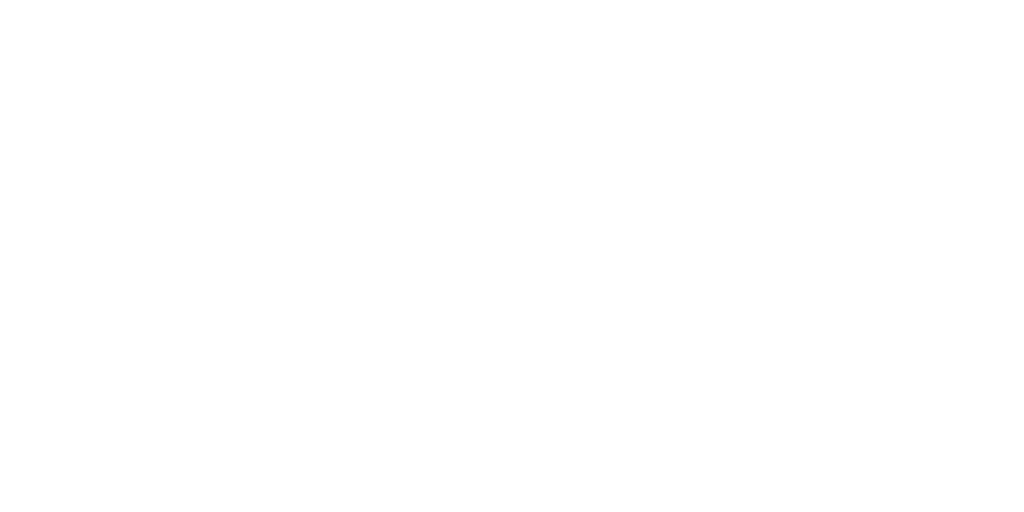
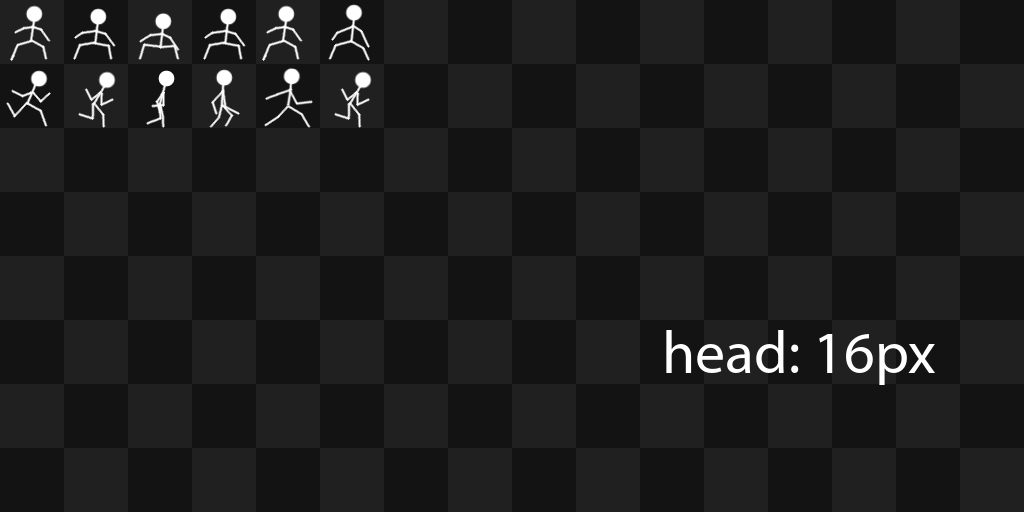
Layers edited between the first and the second 1024x512 image:
painted on "run" over [6, 19, 484, 128]
added layer "idle" above "head: 16px" over [10, 4, 370, 61]
added layer "head: 16px" above "Hintergrund" over [666, 330, 936, 385]
showed "Hintergrund" over [0, 0, 1024, 512]
